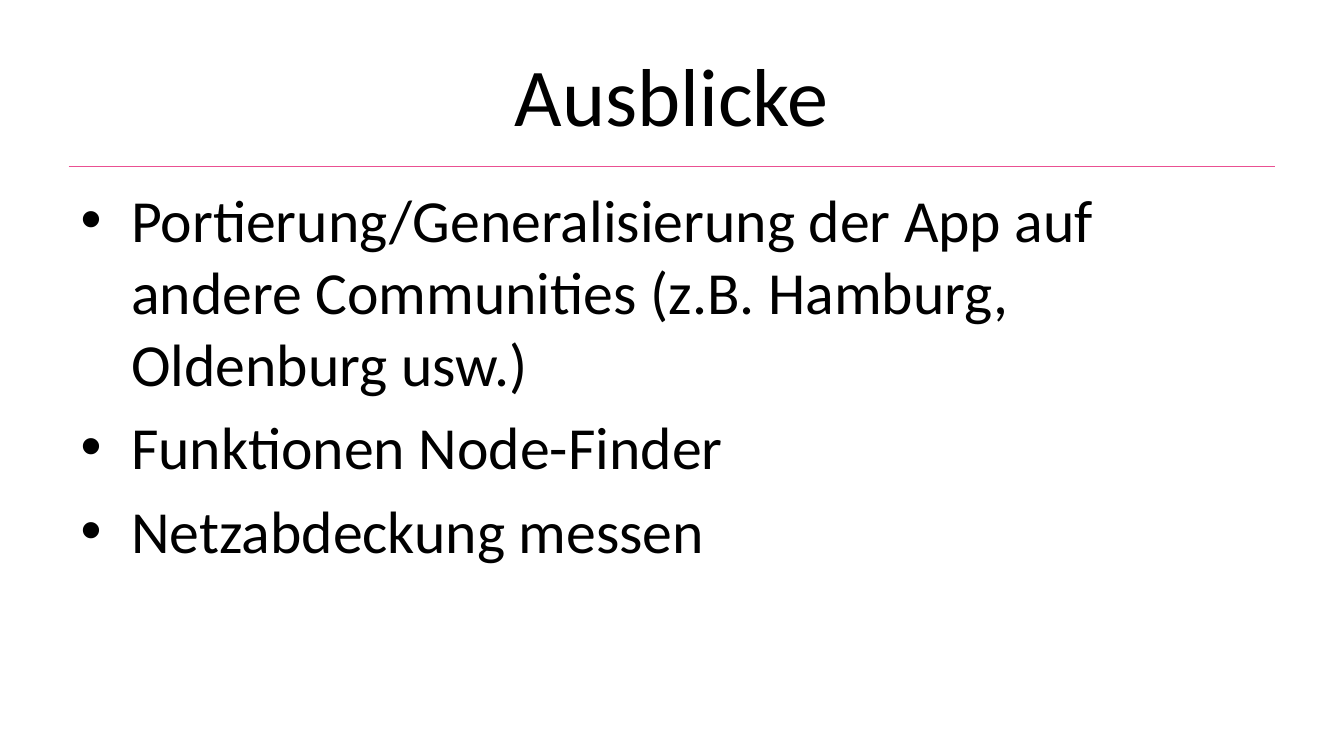
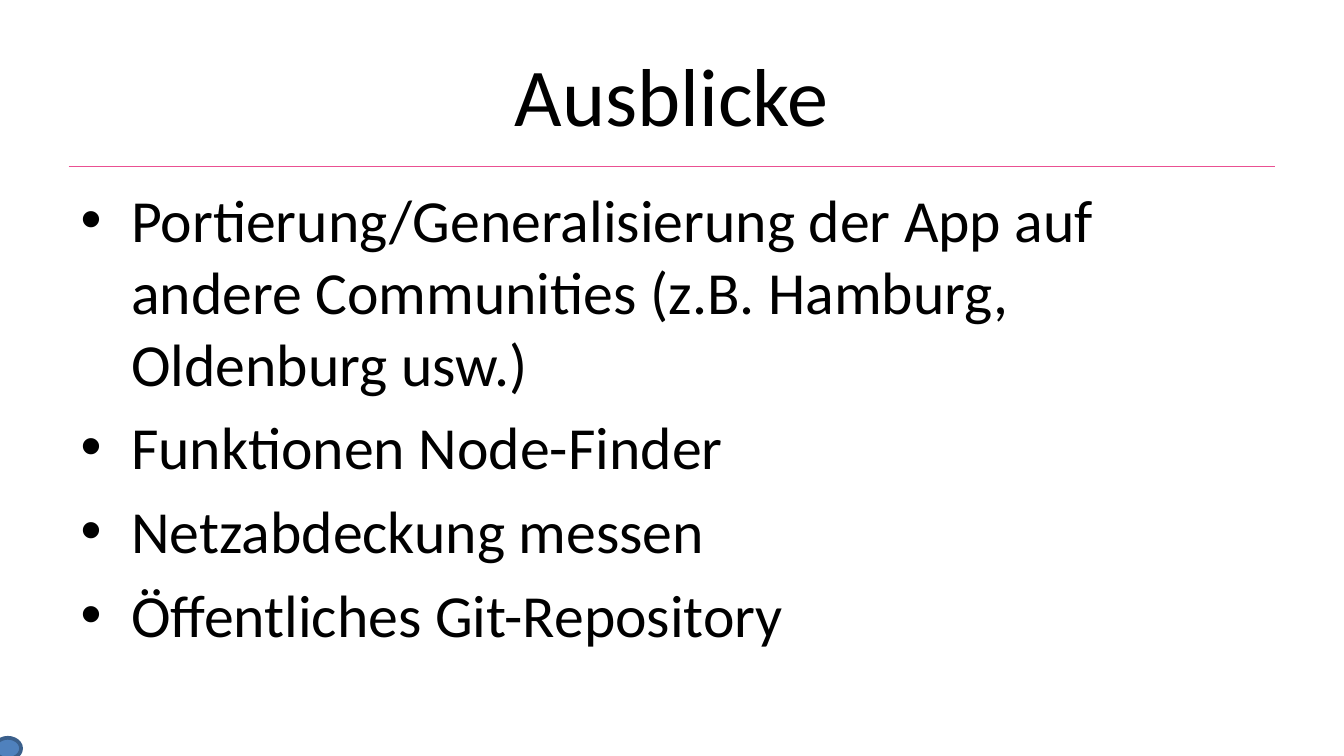
Before and after one commit to He1md4ll/MobileMeshViewer, a slide deck: slide 16 of docs/mobile_meshviewer_praezi.pptx (slide 12 before the commit). Drawn at 1344x756 pixels with LibreOffice and Linux fonts; fonts in the diff are those of the drawing; background and template pictures are left out. Boxes give left, top, right and bottom in pixels: in the first picture for what was removed or moved away, otherwise in the second. Text is boxed around its words. In the diff, an @@ line names an element or a change of style, - is before the commit and + after.

```diff
--- a/docs/mobile_meshviewer_praezi.pptx
+++ b/docs/mobile_meshviewer_praezi.pptx
@@ text at box(131, 589, 783, 647): paragraph added @@
+• Öffentliches Git-Repository
@@ ellipse added at box(0, 738, 22, 756), fill #4F81BD, outline #3A5F8C 2 pt @@
```
Also in this commit, not shown: 10 other slides changed, 5 slides added.
